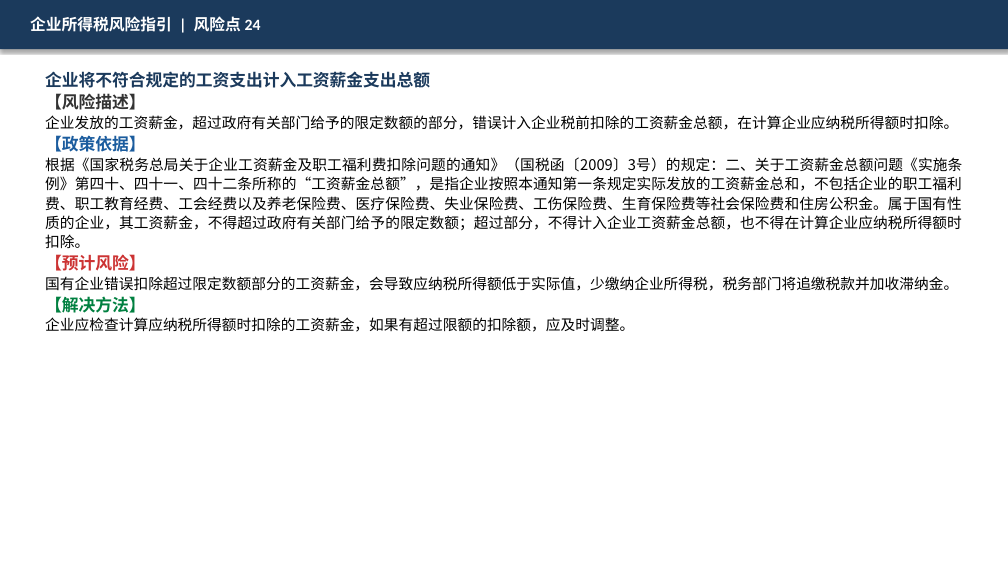
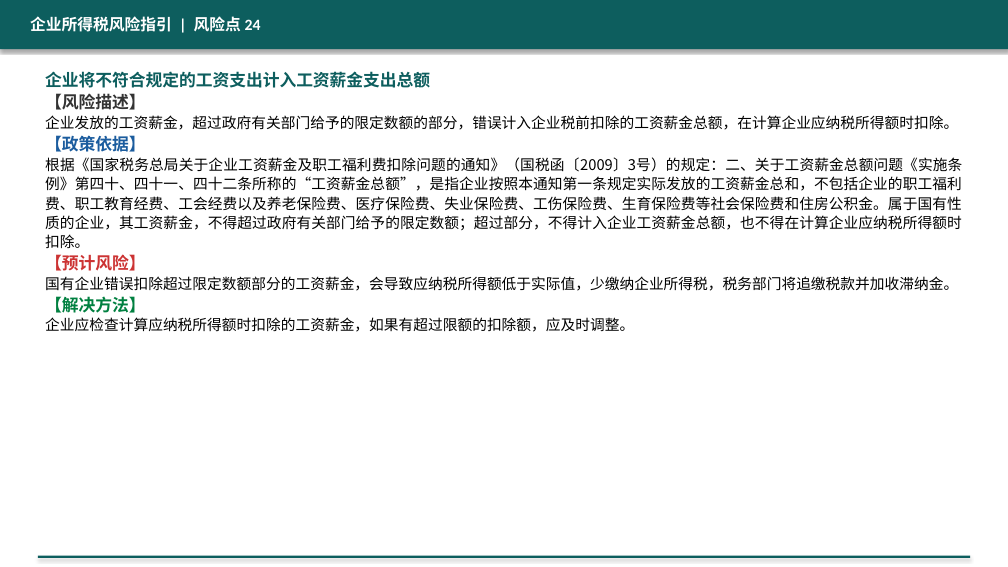
Before and after one commit to SlainTroyard/ppt, a slide deck: slide 25 of ppts_output_v3/02_企业所得税风险指引.pptx. Drawn at 1008x567 pixels with LibreOffice and Linux fonts; fonts in the diff are those of the drawing. Boxes give left, top, right and bottom in pixels: in the first picture for what was removed or moved away, otherwise in the second. Text is boxed around its words. In the diff, an @@ line names an element or a change of style, - is before the commit and + after.

```diff
--- a/ppts_output_v3/02_企业所得税风险指引.pptx
+++ b/ppts_output_v3/02_企业所得税风险指引.pptx
@@ rectangle "企业所得税风险指引 | 风险点 24" at [0,0,1008,49]: fill #1B3A5C to #0D5E5E @@
@@ text at [45,71,430,88]: text colour #1B3A5C to #0D5E5E in "企业将不符合规定的工资支出计入工资薪金支出总额" @@
@@ rectangle added at [38,556,970,558], fill #0D5E5E @@
```
Also in this commit, not shown: 88 other slides changed, 20 other files.
